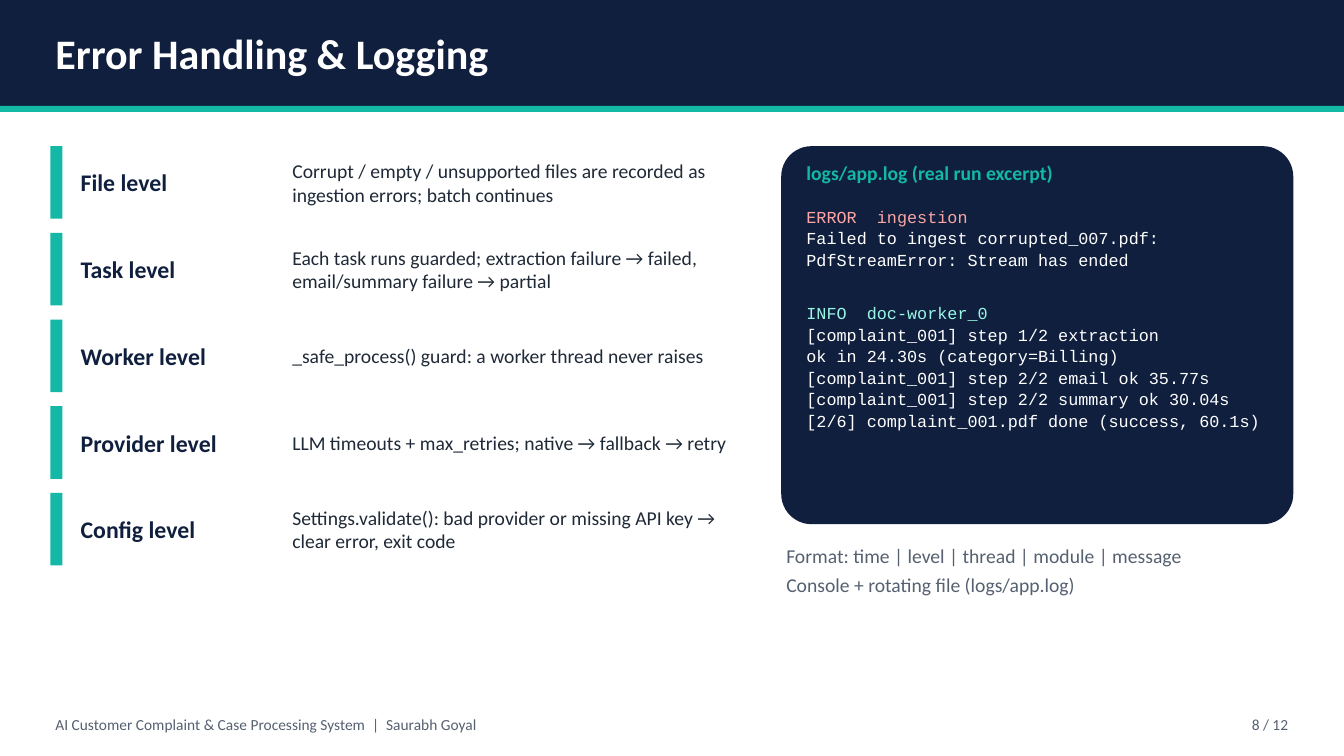
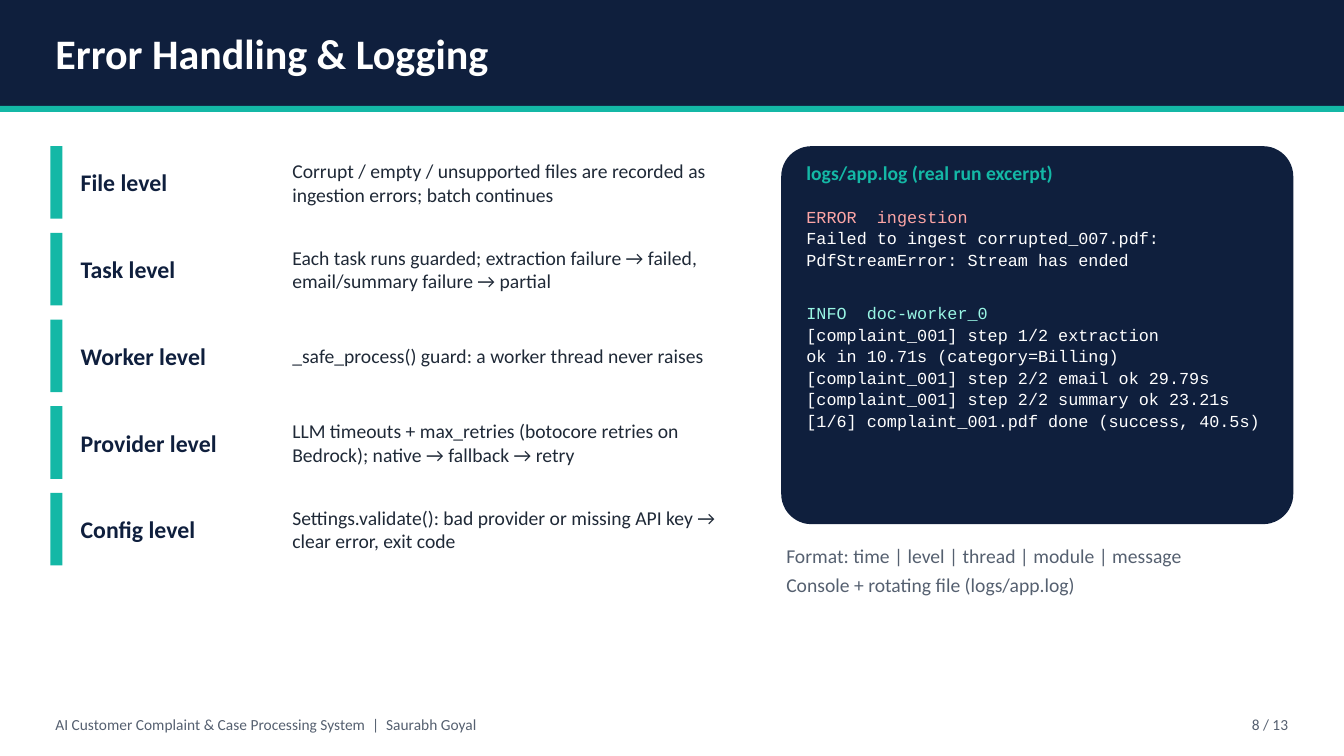
Before and after one commit to saurabhgoyal795/Capstone-Project, a slide deck: slide 8 of docs/Capstone_Presentation.pptx. Drawn at 1344x756 pixels with LibreOffice and Linux fonts; fonts in the diff are those of the drawing. Boxes give left, top, right and bottom in pixels: in the first picture for what was removed or moved away, otherwise in the second. Text is boxed around its words. In the diff, an @@ line names an element or a change of style, - is before the commit and + after.

Commit message:
Docs: web UI, Bedrock provider, AWS deployment and live demo URL

```diff
--- a/docs/Capstone_Presentation.pptx
+++ b/docs/Capstone_Presentation.pptx
@@ text at <box>806,350,1259,431</box>: text changed @@
-ok in 24.30s (category=Billing)
-[complaint_001] step 2/2 email ok 35.77s
-[complaint_001] step 2/2 summary ok 30.04s
-[2/6] complaint_001.pdf done (success, 60.1s)
+ok in 10.71s (category=Billing)
+[complaint_001] step 2/2 email ok 29.79s
+[complaint_001] step 2/2 summary ok 23.21s
+[1/6] complaint_001.pdf done (success, 40.5s)
@@ text at <box>292,424,679,465</box>: text changed @@
-LLM timeouts + max_retries; native → fallback → retry
+LLM timeouts + max_retries (botocore retries on Bedrock); native → fallback → retry
@@ text at <box>1252,719,1288,730</box>: text changed @@
-8 / 12
+8 / 13
```
Also in this commit, not shown: 11 other slides changed, 1 slide added, 7 other files.
